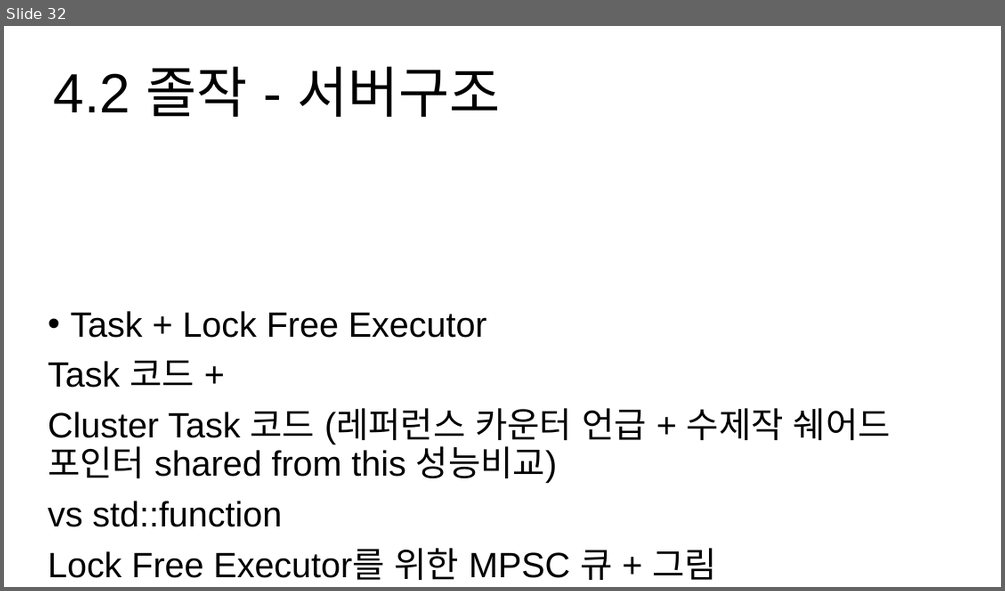
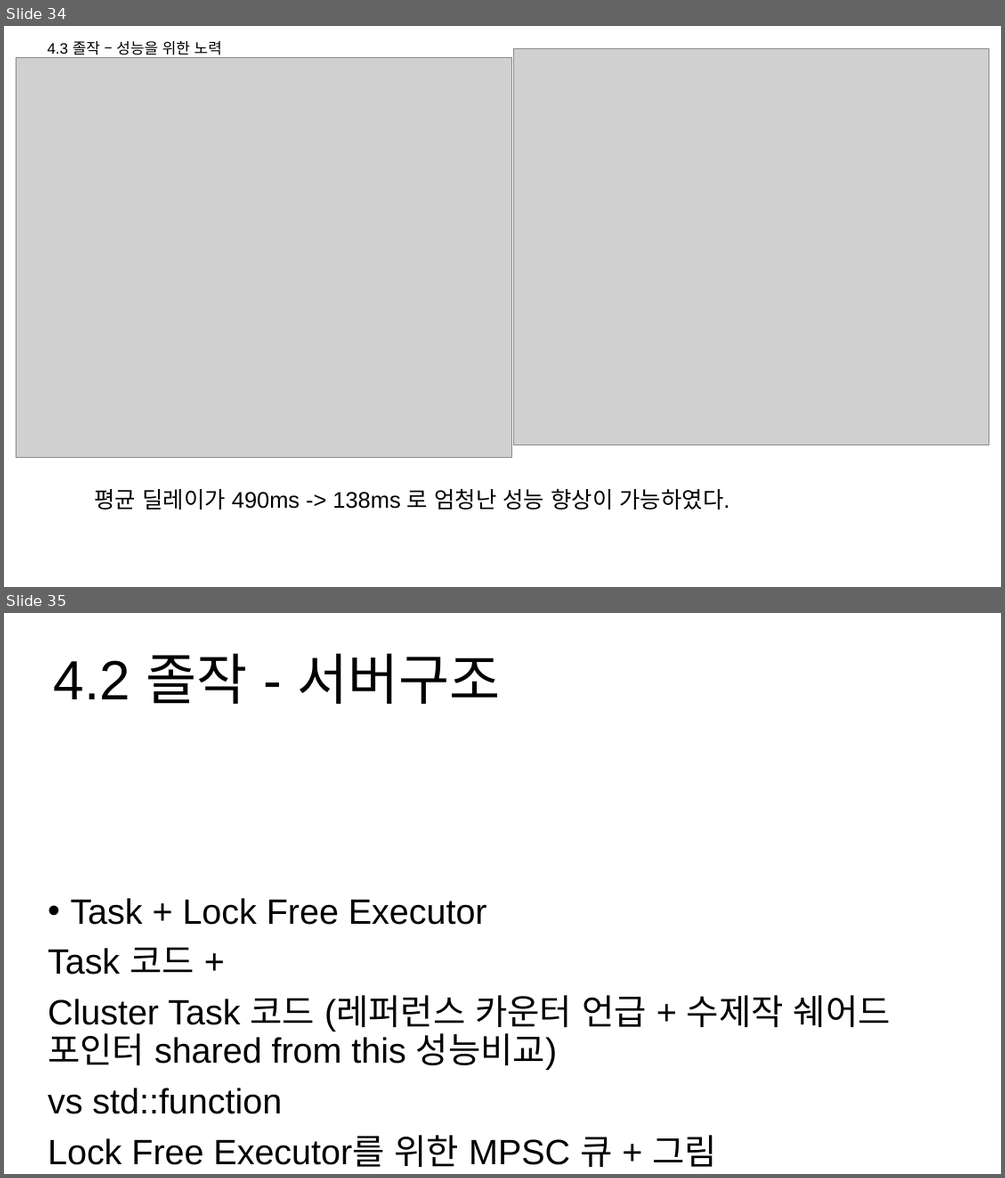
Before and after one commit to hypernagox/FYP_Evergreen, a slide deck: 포트폴리오/서버_최재혁/포트폴리오.pptx. Shown one above the other, each under a label of ours: slide 32 before the commit, slides 34 and 35 after it. The pictures are 1005x591 and 1005x1178 pixels, drawn with LibreOffice and Linux fonts; fonts in the diff are those of the drawing; grey boxes stand for pictures. Boxes give left, top, right and bottom in pixels: in the first picture for what was removed or moved away, otherwise in the second. Text is boxed around its words. In the diff, an @@ line names an element or a change of style, - is before the commit and + after.

```diff
--- a/포트폴리오/서버_최재혁/포트폴리오.pptx
+++ b/포트폴리오/서버_최재혁/포트폴리오.pptx
@@ slide 34 added at box(4, 26, 1001, 587), background #FFFFFF @@
@@ title added at box(48, 41, 222, 58), 12 pt, text #000000 @@
+4.3 졸작 – 성능을 위한 노력
@@ picture added at box(513, 48, 989, 445) @@
@@ picture added at box(16, 58, 512, 459) @@
@@ text added at box(95, 488, 730, 509), 18 pt, text #000000 @@
+평균 딜레이가 490ms -> 138ms 로 엄청난 성능 향상이 가능하였다.
@@ what was slide 32 is now slide 35 @@
```
Also in this commit, not shown: 6 slides changed, 2 other slides added.
